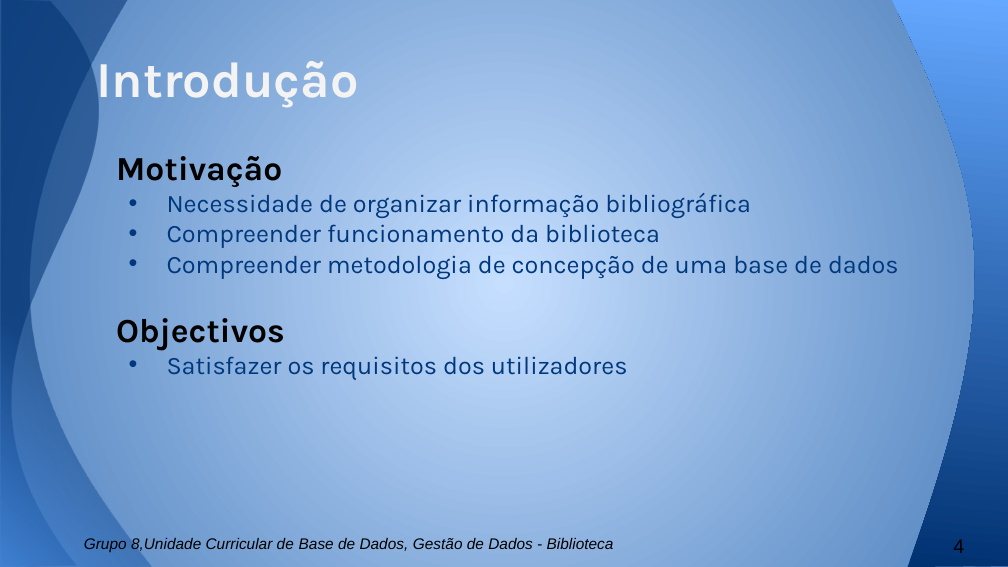
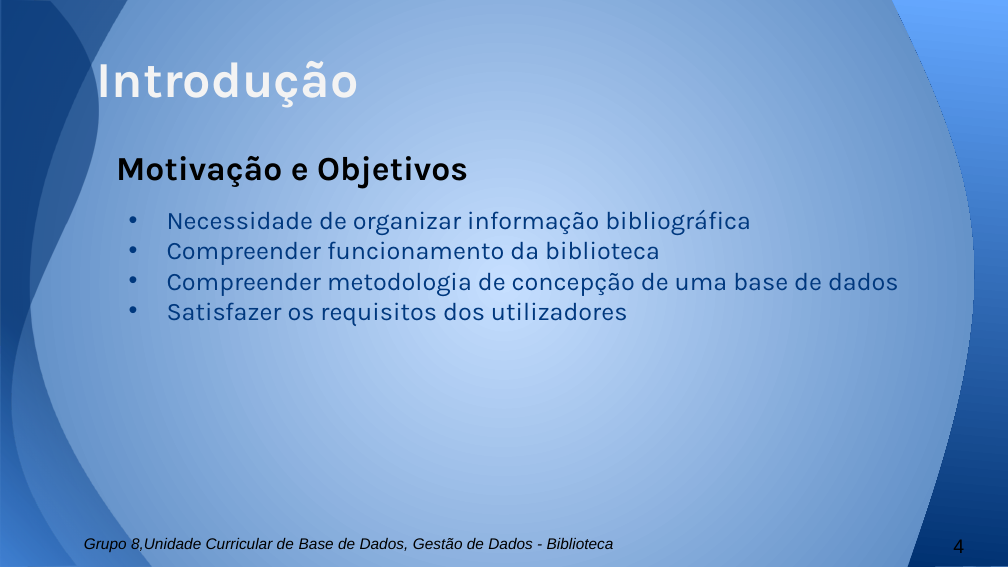
Before and after one commit to b-p3r/BD-1516, a slide deck: slide 4 of Apresentacao/Apresentacao-andre.pptx. Drawn at 1008x567 pixels with LibreOffice and Linux fonts; fonts in the diff are those of the drawing. Boxes give left, top, right and bottom in pixels: in the first picture for what was removed or moved away, otherwise in the second. Text is boxed around its words. In the diff, an @@ line names an element or a change of style, - is before the commit and + after.

```diff
--- a/Apresentacao/Apresentacao-andre.pptx
+++ b/Apresentacao/Apresentacao-andre.pptx
@@ text at box(116, 156, 468, 189): text changed @@
-Motivação
+Motivação e Objetivos
@@ text at box(116, 318, 285, 350): paragraph removed @@
-Objectivos
```
Also in this commit, not shown: 7 other slides changed, 1 slide removed.
